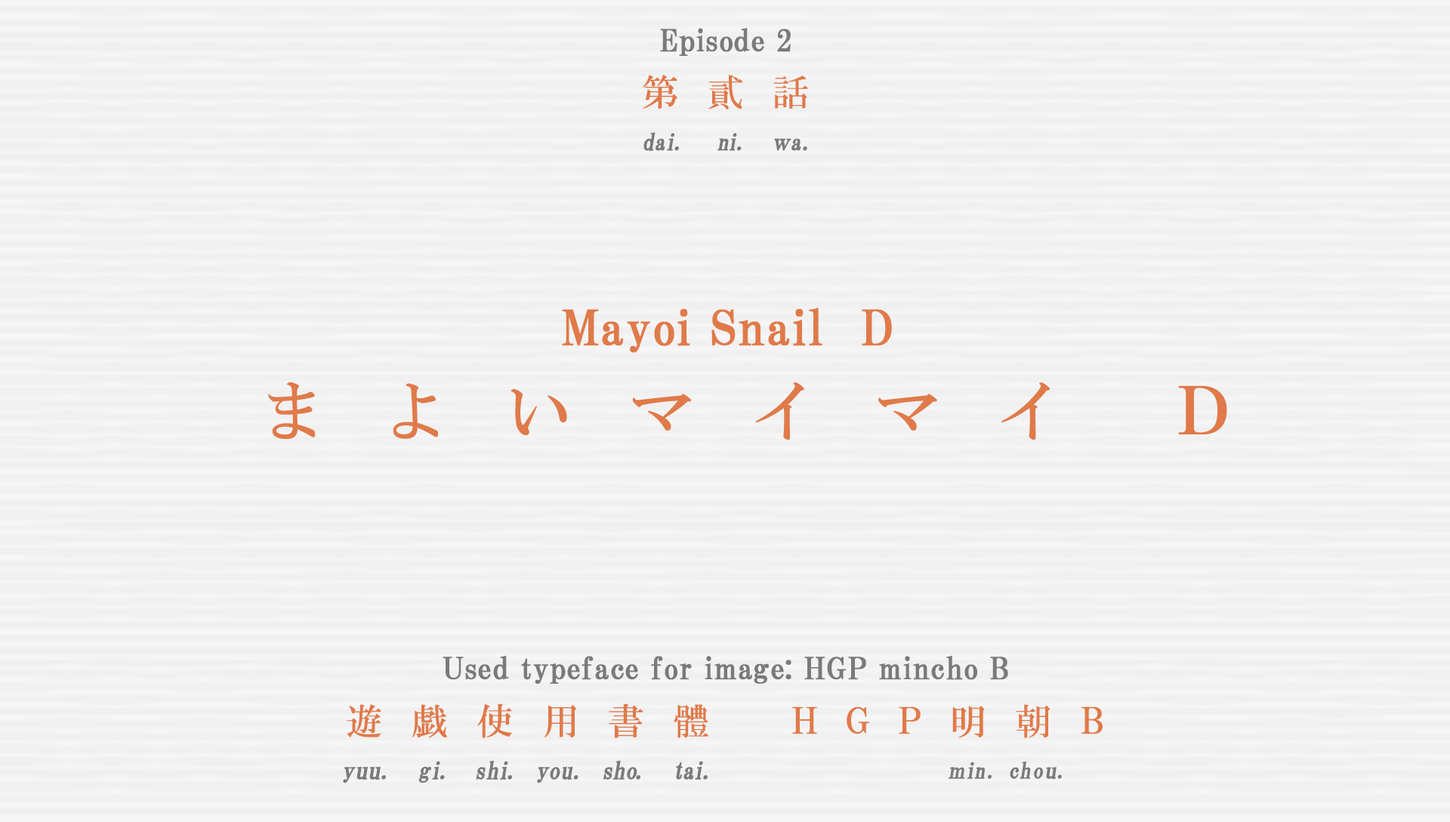
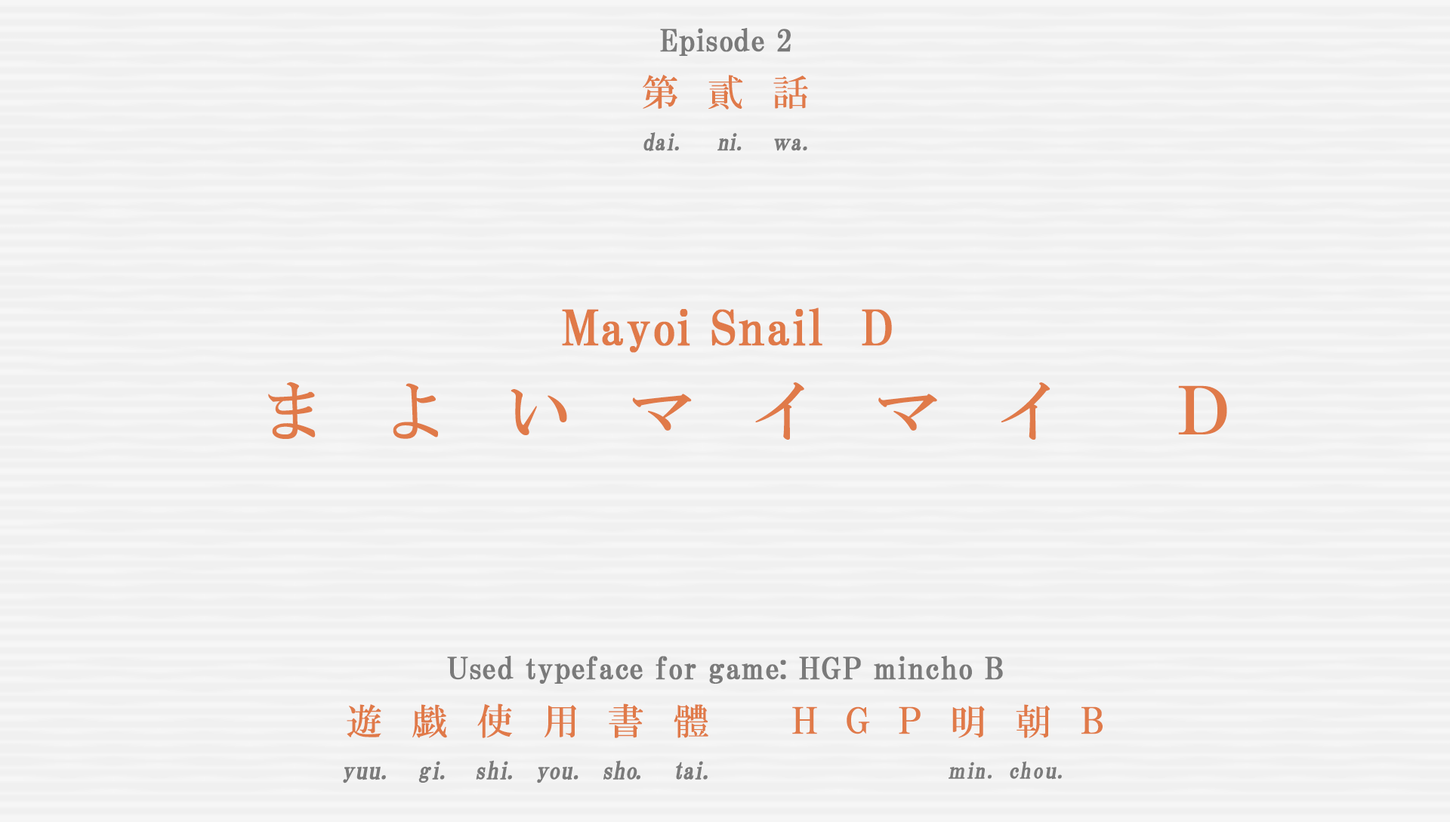
Revision of a layered 1450x822 image; what changed, layer by layer:
renamed "Used typeface for image: HGP mincho B" to "Used typeface for game: HGP mincho B", painted on it over [left=442, top=655, right=1009, bottom=684]
